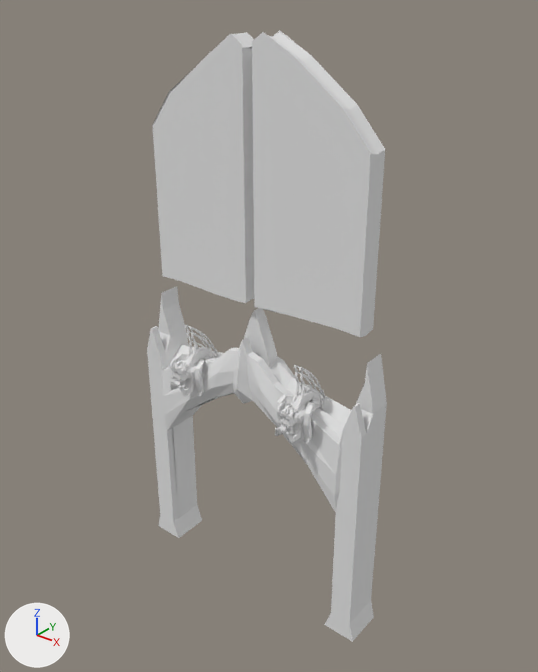
One commit to the Blender file Project/design/Assets/DoubleDoor/doubleDoor.blend: the scene before it, then after it.
Before and after are seen from a 50 mm lens placed at (20.3, -24.4, 23.0), pointed at (0.7, 0.2, 7.7). Arrows for +X, +Y and +Z are at lower left; the lights stay in place.
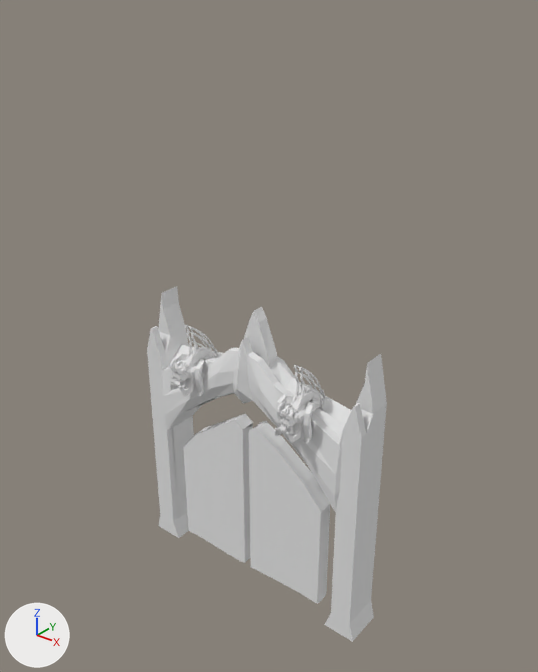
The newer file is also rescaled (x2.109), turned or shifted as a whole; pictures and numbers use the older file's frame.

The edits, one by one:
me_cube_002 has 2640 vertices, 2554 faces and spans x -17.2..6.4, y -1.9..4.1, z -21.6..26.0.
me_cube_002 is used by ob_cube_002; location (-3.14, -0.1, 5.87); rotation (0.0, 0.0, 3.143), in degrees (0, 0, 180); scale (0.583, 0.583, 0.583).
me_cube_002 part 1: the loose piece of 45 vertices spanning x -15.8..-6.1, y -0.9..0.9, z 6.1..26.0 is scaled about its middle by 0.78, then moved by (1.2, 0.9, -28.2).
me_cube_002 part 2: the loose piece of 45 vertices spanning x -5.2..4.1, y -0.9..0.9, z 6.1..25.8 is scaled about its middle by 0.78, then moved by (-1.1, 0.9, -28.1).

Boxes (x1, y1, x2, y2) around the edits, measured in the pictures (538 x 672 px; the box of a moved part takes in the faces that stretch with it):
'Cube.002', reshaped (42% shorter)
    before: (147, 30, 387, 642)
    after: (147, 286, 387, 642)
part 1 of me_cube_002, moved or reshaped
    before: (252, 30, 385, 337)
    after: (249, 421, 330, 604)
part 2 of me_cube_002, moved or reshaped
    before: (152, 32, 254, 303)
    after: (184, 413, 253, 563)
